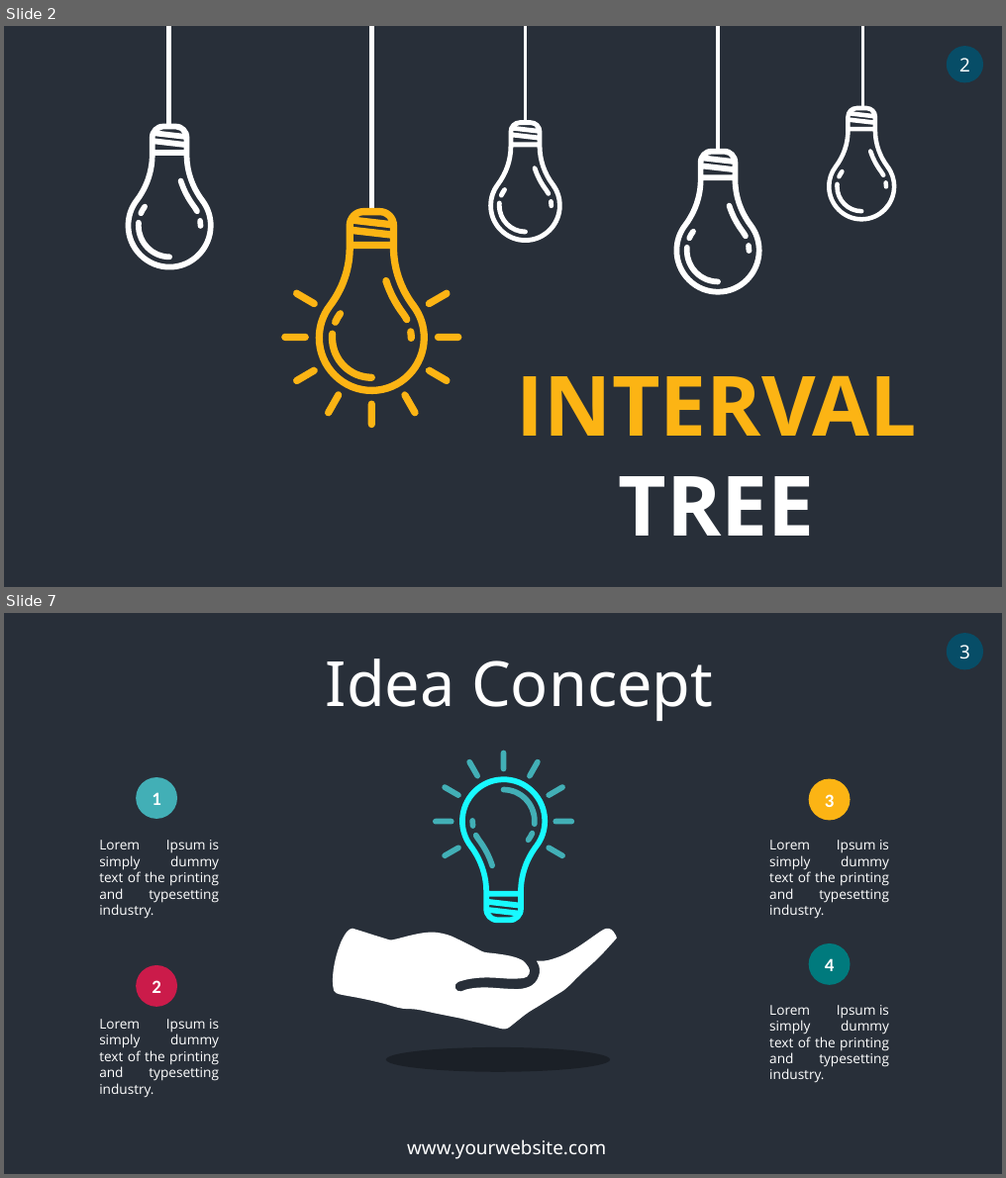
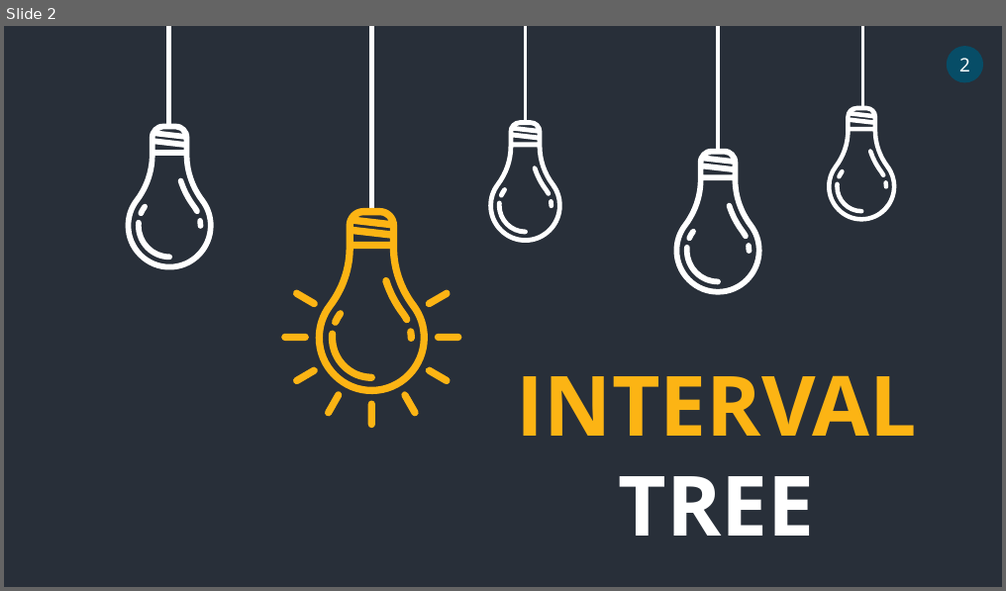
Before and after one commit to ElvisMinayaM/INTERVAL-TREE, a slide deck: INTERVAL TREE.pptx. Shown one above the other, each under a label of ours: slides 2 and 7 before the commit, slide 2 after it; the slides between them are not shown. The pictures are 1006x1178 and 1006x591 pixels, drawn with LibreOffice and Linux fonts; fonts in the diff are those of the drawing. Boxes give left, top, right and bottom in pixels: in the first picture for what was removed or moved away, otherwise in the second. Text is boxed around its words. In the diff, an @@ line names an element or a change of style, - is before the commit and + after.

```diff
--- a/INTERVAL TREE.pptx
+++ b/INTERVAL TREE.pptx
@@ slide 7 removed at (x1=4, y1=613, x2=1002, y2=1174), background #282F39 @@
@@ ellipse removed at (x1=946, y1=633, x2=983, y2=669) @@
-3
@@ text removed at (x1=326, y1=659, x2=713, y2=721) @@
-Idea Concept
@@ group removed at (x1=433, y1=750, x2=574, y2=923): 14 freeform shapes @@
@@ ellipse removed at (x1=136, y1=777, x2=177, y2=819) @@
-1
@@ ellipse removed at (x1=809, y1=779, x2=849, y2=820) @@
-3
@@ text removed at (x1=99, y1=840, x2=219, y2=919) @@
-Lorem Ipsum is simply dummy text of the printing and typesetting industry.
@@ text removed at (x1=769, y1=840, x2=889, y2=919) @@
-Lorem Ipsum is simply dummy text of the printing and typesetting industry.
@@ freeform shape removed at (x1=332, y1=928, x2=617, y2=1029) @@
@@ ellipse removed at (x1=136, y1=965, x2=177, y2=1007) @@
-2
@@ ellipse removed at (x1=809, y1=944, x2=849, y2=985) @@
-4
@@ text removed at (x1=99, y1=1019, x2=219, y2=1098) @@
-Lorem Ipsum is simply dummy text of the printing and typesetting industry.
@@ text removed at (x1=769, y1=1005, x2=889, y2=1083) @@
-Lorem Ipsum is simply dummy text of the printing and typesetting industry.
@@ ellipse removed at (x1=386, y1=1048, x2=611, y2=1072) @@
@@ text removed at (x1=407, y1=1140, x2=606, y2=1159) @@
-www.yourwebsite.com
```
Also in this commit, not shown: 4 slides changed, 9 slides added, 3 other slides removed.
